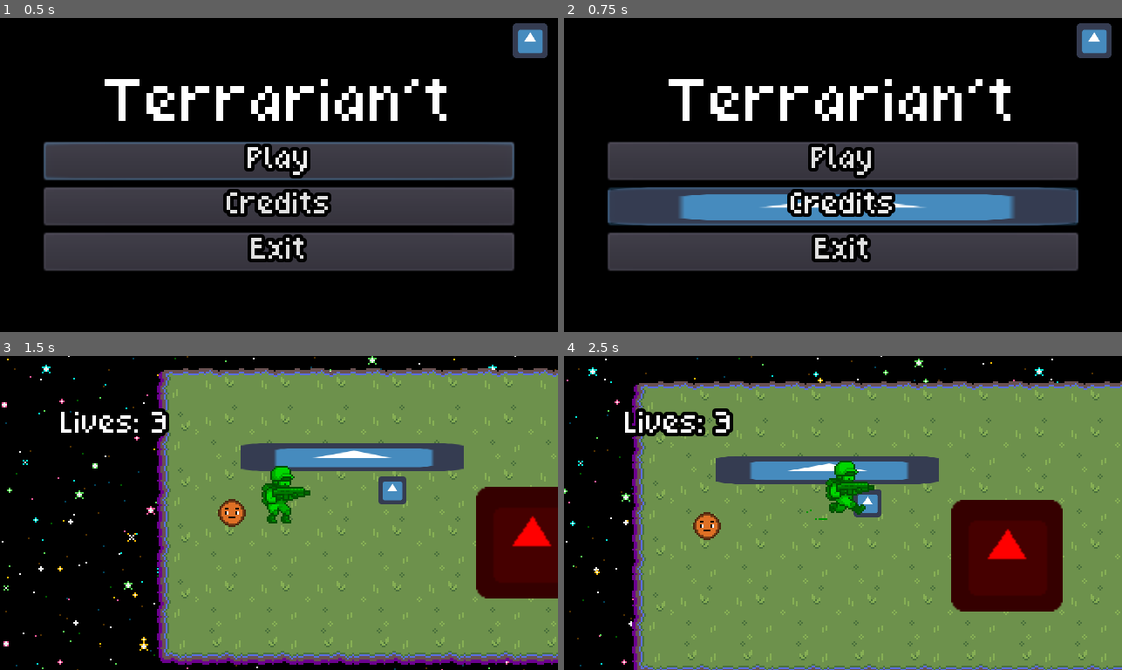
Above: before the commit, frames 1-4 (two rows, left to right).
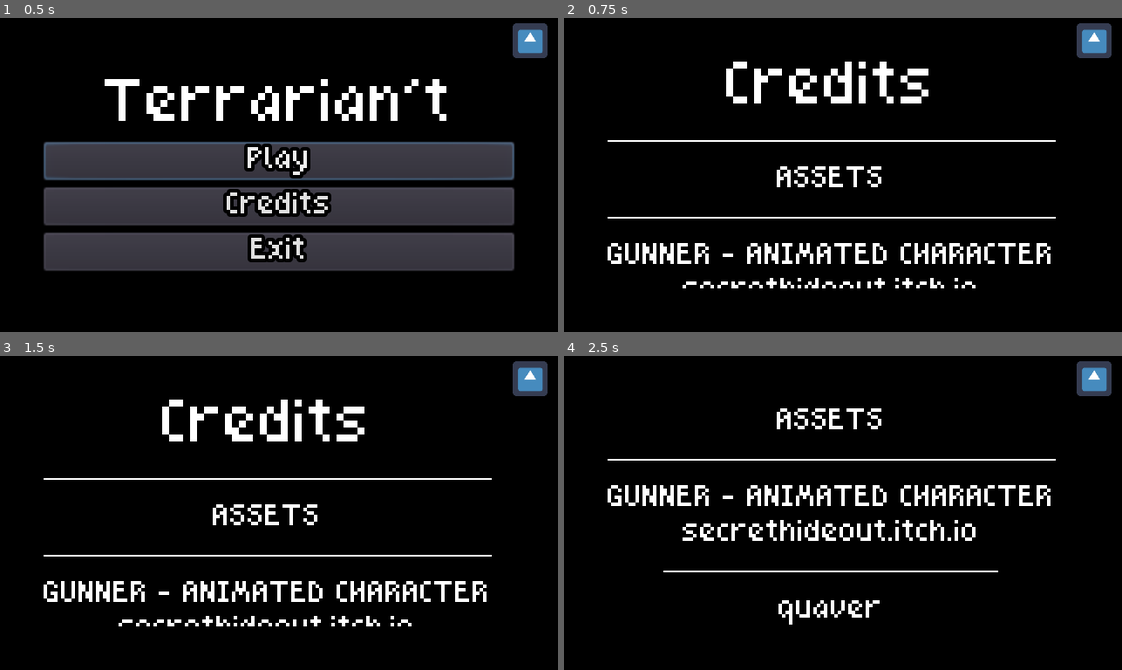
Above: after the commit, the same moments.

Repository: elixs/Terrarian-t
Game: Godot game, scene res://scenes/ui/main_menu.tscn
The game is run twice, just before and just after one commit, with the same random seed, the same clock (stepped at 60 frames per second) and the same inputs. The engine's default icon, where the game draws it, is replaced by a stand-in: a white triangle on a blue panel in a dark square.
Inputs (mouse positions are in pixels of both pictures, inside the frame that each line leads up to):
- Up to frame 1 (0.5 s): no input
- Up to frame 2 (0.75 s): click "Credits" at 0.5 s
- Up to frame 3 (1.5 s): click (279, 500) at 1.25 s, where only the run before the commit has a clickable "Play"
- Up to frame 4 (2.5 s): move the mouse to (965, 497) at 2.02 s; hold D (move_right) from 2.03 s (still down); right-click (965, 497) at 2.1 s; tap Space (jump) at 2.27 s

Frame 1 is identical in both runs. In frame 2, 34% of the frame differs, in the area x 7-93%, y 13-87%; in frame 3, 69%; in frame 4, 80%, in the area x 0-100%, y 0-100%.

Commit message:
credits

Diff:
--- a/resources/theme.tres
+++ b/resources/theme.tres
@@ -13,6 +13,26 @@
 texture = ExtResource( 2 )
 region_rect = Rect2( 0, 0, 64, 64 )
 
+[sub_resource type="StyleBoxLine" id=6]
+color = Color( 1, 1, 1, 1 )
+
+[sub_resource type="StyleBoxLine" id=7]
+content_margin_left = 32.0
+content_margin_right = 32.0
+color = Color( 1, 1, 1, 1 )
+grow_begin = -32.0
+grow_end = -32.0
+
+[sub_resource type="StyleBoxEmpty" id=8]
+
+[sub_resource type="StyleBoxEmpty" id=9]
+
+[sub_resource type="StyleBoxEmpty" id=10]
+
+[sub_resource type="StyleBoxEmpty" id=11]
+
+[sub_resource type="StyleBoxEmpty" id=12]
+
 [sub_resource type="DynamicFont" id=4]
 outline_size = 2
 outline_color = Color( 0, 0, 0, 1 )
@@ -23,7 +43,16 @@
 BigLabel/base_type = "Label"
 BigLabel/fonts/font = SubResource( 5 )
 Button/styles/hover = SubResource( 2 )
+HSeparator/constants/separation = 20
+HSeparator/styles/separator = SubResource( 6 )
 MarginContainer/constants/margin_bottom = 25
 MarginContainer/constants/margin_left = 25
 MarginContainer/constants/margin_right = 25
 MarginContainer/constants/margin_top = 25
+SmallHSeparator/base_type = "HSeparator"
+SmallHSeparator/styles/separator = SubResource( 7 )
+VScrollBar/styles/grabber = SubResource( 8 )
+VScrollBar/styles/grabber_highlight = SubResource( 9 )
+VScrollBar/styles/grabber_pressed = SubResource( 10 )
+VScrollBar/styles/scroll = SubResource( 11 )
+VScrollBar/styles/scroll_focus = SubResource( 12 )
--- /dev/null
+++ b/scenes/ui/credits.gd
@@ -0,0 +1,61 @@
+extends MarginContainer
+
+
+var scroll_speed = 1
+
+onready var scroll_container = $ScrollContainer
+onready var credits_container = $ScrollContainer/CreditsContainer
+
+var scroll_ended = false
+
+var credits = [
+	{
+		"name": "DOS-88 Synthwave Music Library",
+		"author": "dos88.itch.io"
+	},
+	{
+		"name": "Starry Space Parallaxing Background",
+		"author": "enjl.itch.io"
+	},
+	{
+		"name": "Crafting Materials",
+		"author": "beast-pixels.itch.io"
+	},
+]
+
+func _ready():
+	for credit in credits:
+		var h_separator = HSeparator.new()
+		h_separator.theme_type_variation = "SmallHSeparator"
+		var name_label = _create_label(credit.name)
+		var author_label = _create_label(credit.author)
+		credits_container.add_child(h_separator)
+		credits_container.add_child(name_label)
+		credits_container.add_child(author_label)
+	scroll_container.scroll_vertical = 0
+	set_physics_process(false)
+	yield(get_tree().create_timer(1), "timeout")
+	set_physics_process(true)
+
+
+
+func _physics_process(delta):
+	var last_scroll = scroll_container.scroll_vertical
+	scroll_container.scroll_vertical += scroll_speed
+	var new_scroll = scroll_container.scroll_vertical
+	if last_scroll == new_scroll:
+		_to_main_menu()
+
+
+func _create_label(text) -> Label:
+	var label = Label.new()
+	label.text = text
+	label.align = Label.ALIGN_CENTER
+	label.autowrap = true
+	return label
+
+func _to_main_menu():
+	if not scroll_ended:
+		scroll_ended = true
+		yield(get_tree().create_timer(2), "timeout")
+		get_tree().change_scene("res://scenes/ui/main_menu.tscn")
--- /dev/null
+++ b/scenes/ui/credits.tscn
@@ -0,0 +1,77 @@
+[gd_scene load_steps=2 format=2]
+
+[ext_resource path="res://scenes/ui/credits.gd" type="Script" id=1]
+
+[node name="Credits" type="MarginContainer"]
+anchor_right = 1.0
+anchor_bottom = 1.0
+script = ExtResource( 1 )
+
+[node name="ScrollContainer" type="ScrollContainer" parent="."]
+margin_left = 25.0
+margin_top = 25.0
+margin_right = 295.0
+margin_bottom = 155.0
+scroll_horizontal_enabled = false
+
+[node name="CreditsContainer" type="VBoxContainer" parent="ScrollContainer"]
+margin_right = 256.0
+margin_bottom = 204.0
+
+[node name="Label" type="Label" parent="ScrollContainer/CreditsContainer"]
+margin_right = 256.0
+margin_bottom = 32.0
+theme_type_variation = "BigLabel"
+text = "Credits"
+align = 1
+
+[node name="HSeparator" type="HSeparator" parent="ScrollContainer/CreditsContainer"]
+margin_top = 36.0
+margin_right = 256.0
+margin_bottom = 56.0
+
+[node name="Label2" type="Label" parent="ScrollContainer/CreditsContainer"]
+margin_top = 60.0
+margin_right = 256.0
+margin_bottom = 76.0
+text = "ASSETS"
+align = 1
+
+[node name="HSeparator2" type="HSeparator" parent="ScrollContainer/CreditsContainer"]
+margin_top = 80.0
+margin_right = 256.0
+margin_bottom = 100.0
+
+[node name="Label3" type="Label" parent="ScrollContainer/CreditsContainer"]
+margin_top = 104.0
+margin_right = 256.0
+margin_bottom = 120.0
+text = "GUNNER - ANIMATED CHARACTER"
+align = 1
+
+[node name="Label4" type="Label" parent="ScrollContainer/CreditsContainer"]
+margin_top = 124.0
+margin_right = 256.0
+margin_bottom = 140.0
+text = "secrethideout.itch.io"
+align = 1
+
+[node name="HSeparator3" type="HSeparator" parent="ScrollContainer/CreditsContainer"]
+margin_top = 144.0
+margin_right = 256.0
+margin_bottom = 164.0
+theme_type_variation = "SmallHSeparator"
+
+[node name="Label6" type="Label" parent="ScrollContainer/CreditsContainer"]
+margin_top = 168.0
+margin_right = 256.0
+margin_bottom = 184.0
+text = "quaver"
+align = 1
+
+[node name="Label5" type="Label" parent="ScrollContainer/CreditsContainer"]
+margin_top = 188.0
+margin_right = 256.0
+margin_bottom = 204.0
+text = "caffinate.itch.io"
+align = 1
--- a/scenes/ui/main_menu.gd
+++ b/scenes/ui/main_menu.gd
@@ -20,7 +20,7 @@
 
 
 func _on_credits_pressed():
-	print("· o ·)")
+	get_tree().change_scene("res://scenes/ui/credits.tscn")
 
 func _on_exit_pressed():
 	get_tree().quit()
Not shown: 1 places in resources/theme.tres that only renumber resources
